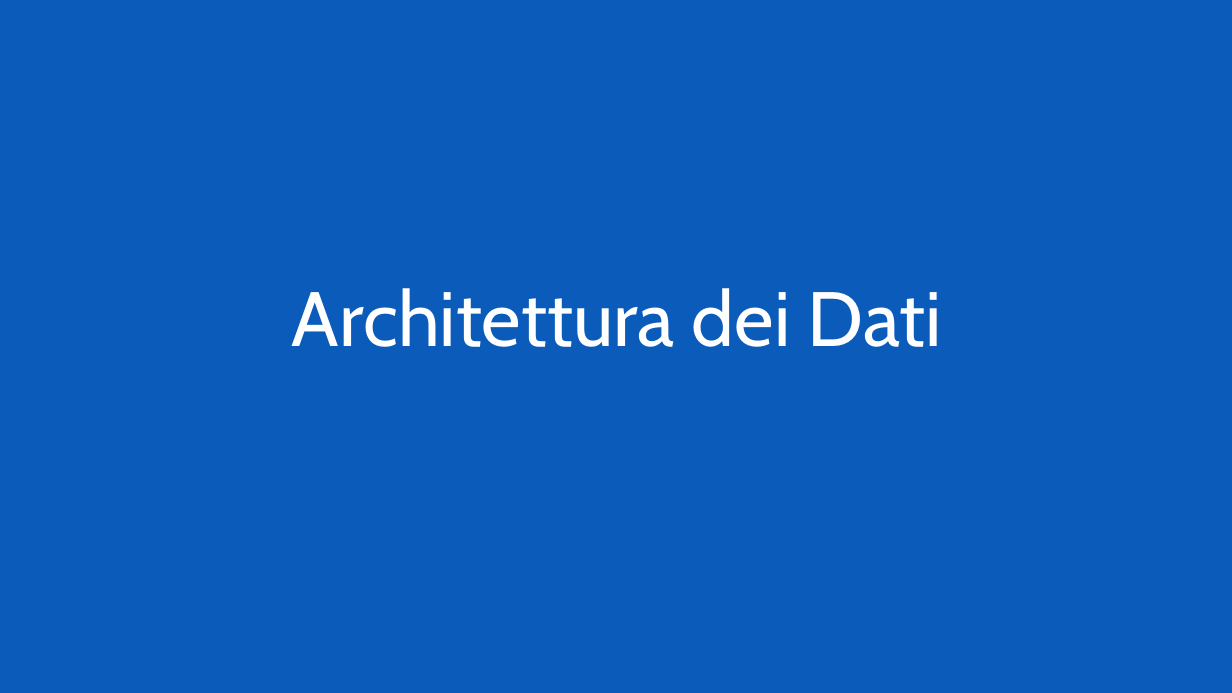
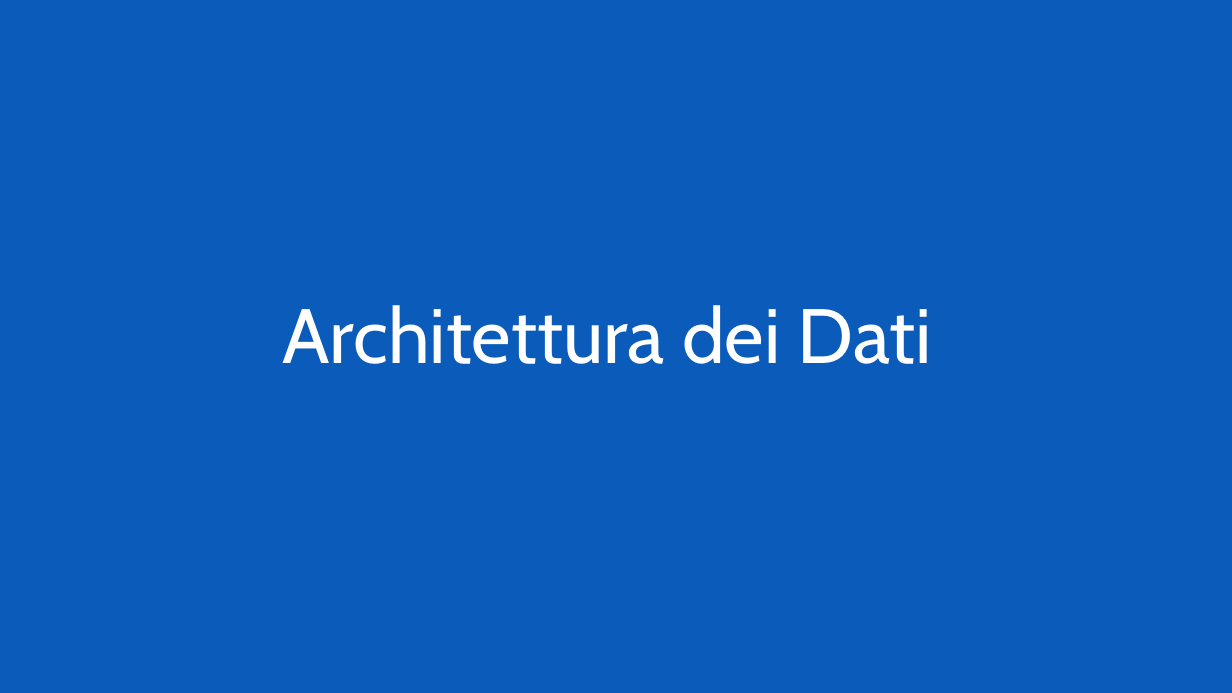
Before and after one commit to mz1991/ProgettoFebbraio2015, a slide deck: slide 51 of Febbraio 2015.pptx. Drawn at 1232x693 pixels with LibreOffice and Linux fonts; fonts in the diff are those of the drawing. Boxes give left, top, right and bottom in pixels: in the first picture for what was removed or moved away, otherwise in the second. Text is boxed around its words. In the diff, an @@ line names an element or a change of style, - is before the commit and + after.

```diff
--- a/Febbraio 2015.pptx
+++ b/Febbraio 2015.pptx
@@ subtitle "Architettura dei Dati": place and size @@
-subtitle "Architettura dei Dati" at [292,288,942,347]
+subtitle "Architettura dei Dati" at [282,305,932,364]
```
Also in this commit, not shown: 3 other slides changed.
